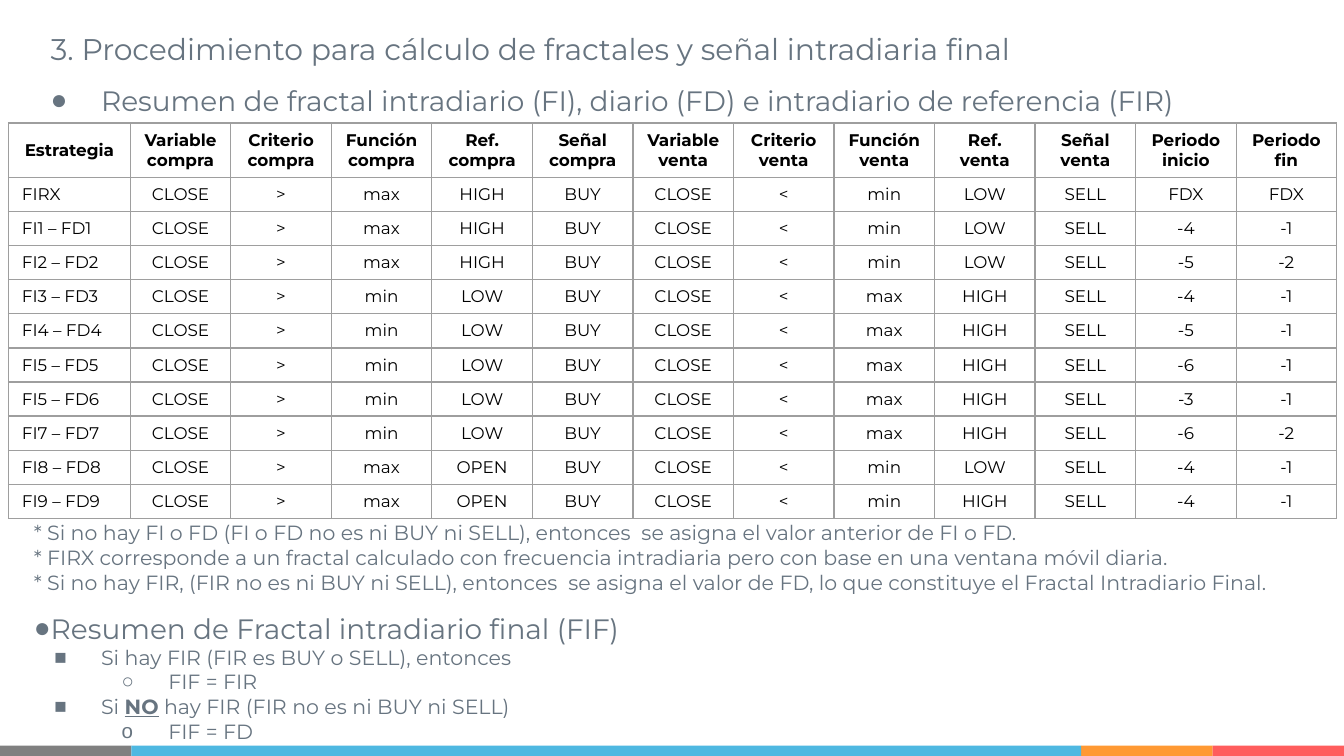
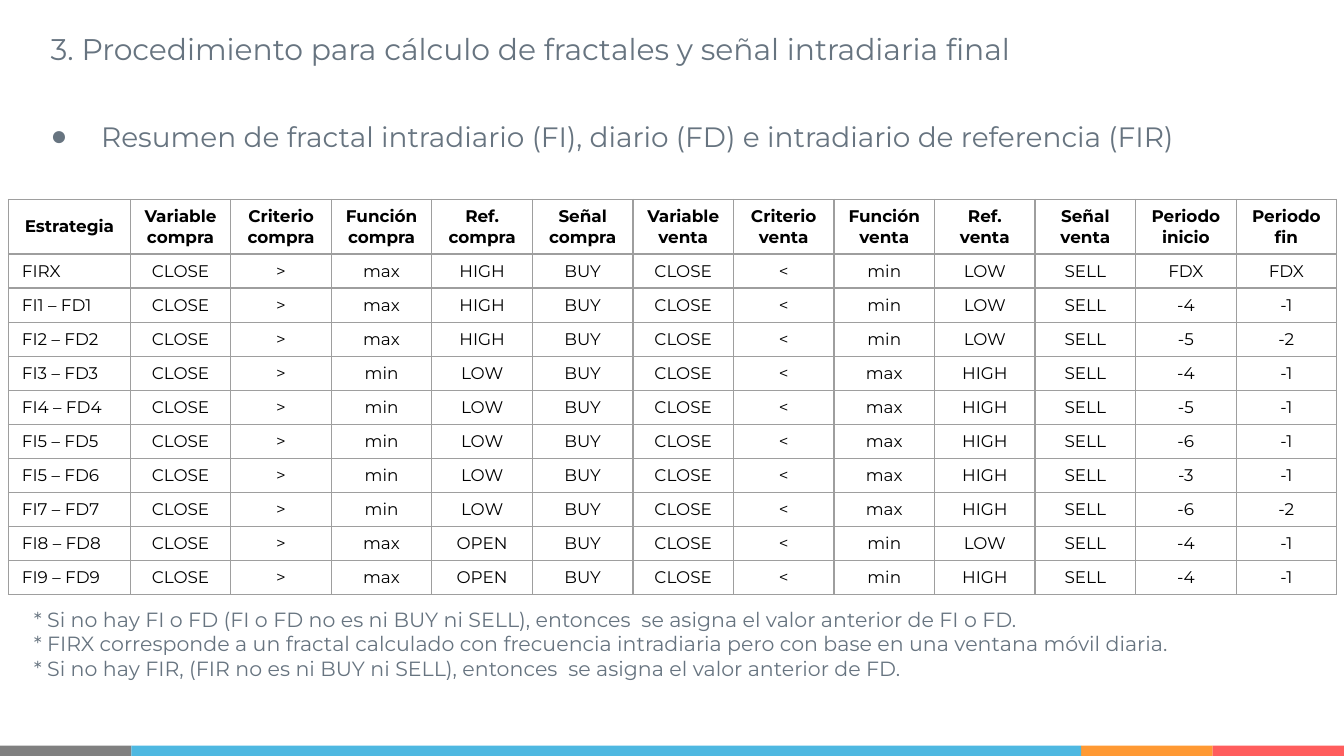
Before and after one commit to IISOS/Swell_2_Optimizacion_estrategias, a slide deck: slide 14 of Presentaciones/Swell - Optimización de estrategias - R2 (19-02-2021).pptx. Drawn at 1344x756 pixels with LibreOffice and Linux fonts; fonts in the diff are those of the drawing. Boxes give left, top, right and bottom in pixels: in the first picture for what was removed or moved away, otherwise in the second. Text is boxed around its words. In the diff, an @@ line names an element or a change of style, - is before the commit and + after.

Commit message:
Fractales diarios

```diff
--- a/Presentaciones/Swell - Optimización de estrategias - R2 (19-02-2021).pptx
+++ b/Presentaciones/Swell - Optimización de estrategias - R2 (19-02-2021).pptx
@@ table: place and size @@
-table at [8, 122, 1340, 512]
+table at [8, 199, 1340, 589]
@@ text at [47, 661, 900, 680]: text changed @@
-* Si no hay FIR, (FIR no es ni BUY ni SELL), entonces se asigna el valor de FD, lo que constituye el Fractal Intradiario Final.
-● Resumen de Fractal intradiario final (FIF)
-    ■ Si hay FIR (FIR es BUY o SELL), entonces
-        ○ FIF = FIR
-    ■ Si NO hay FIR (FIR no es ni BUY ni SELL)
-      o FIF = FD
+* Si no hay FIR, (FIR no es ni BUY ni SELL), entonces se asigna el valor anterior de FD.
```
Also in this commit, not shown: 2 other slides changed, 3 other files.
